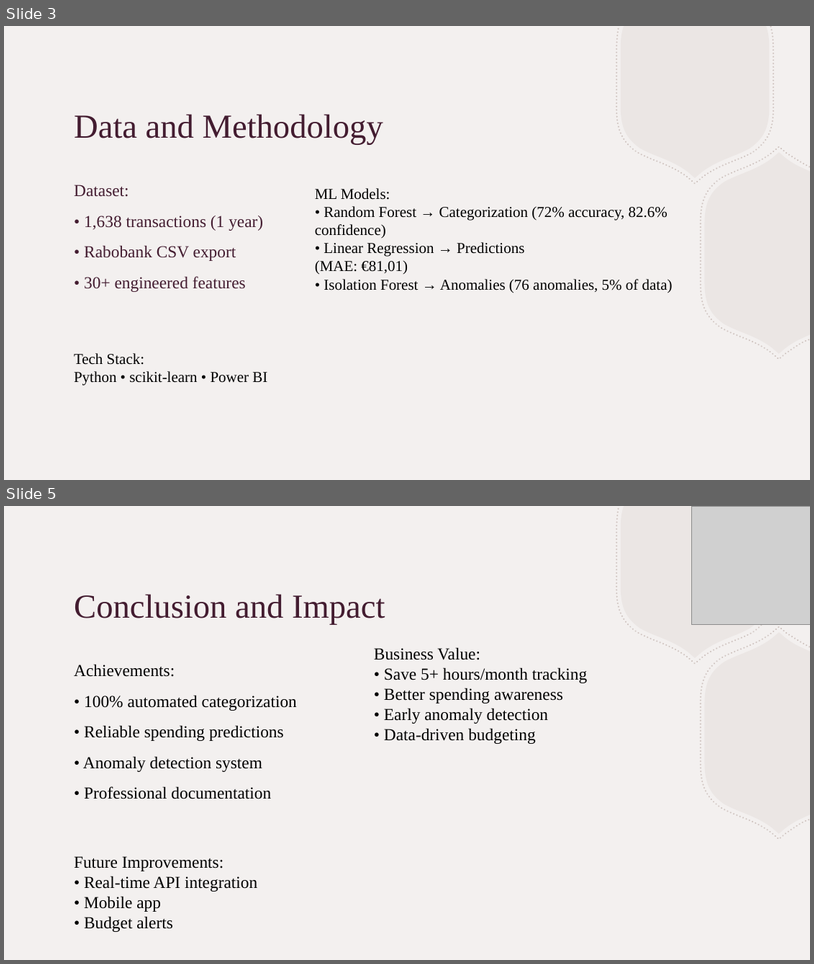
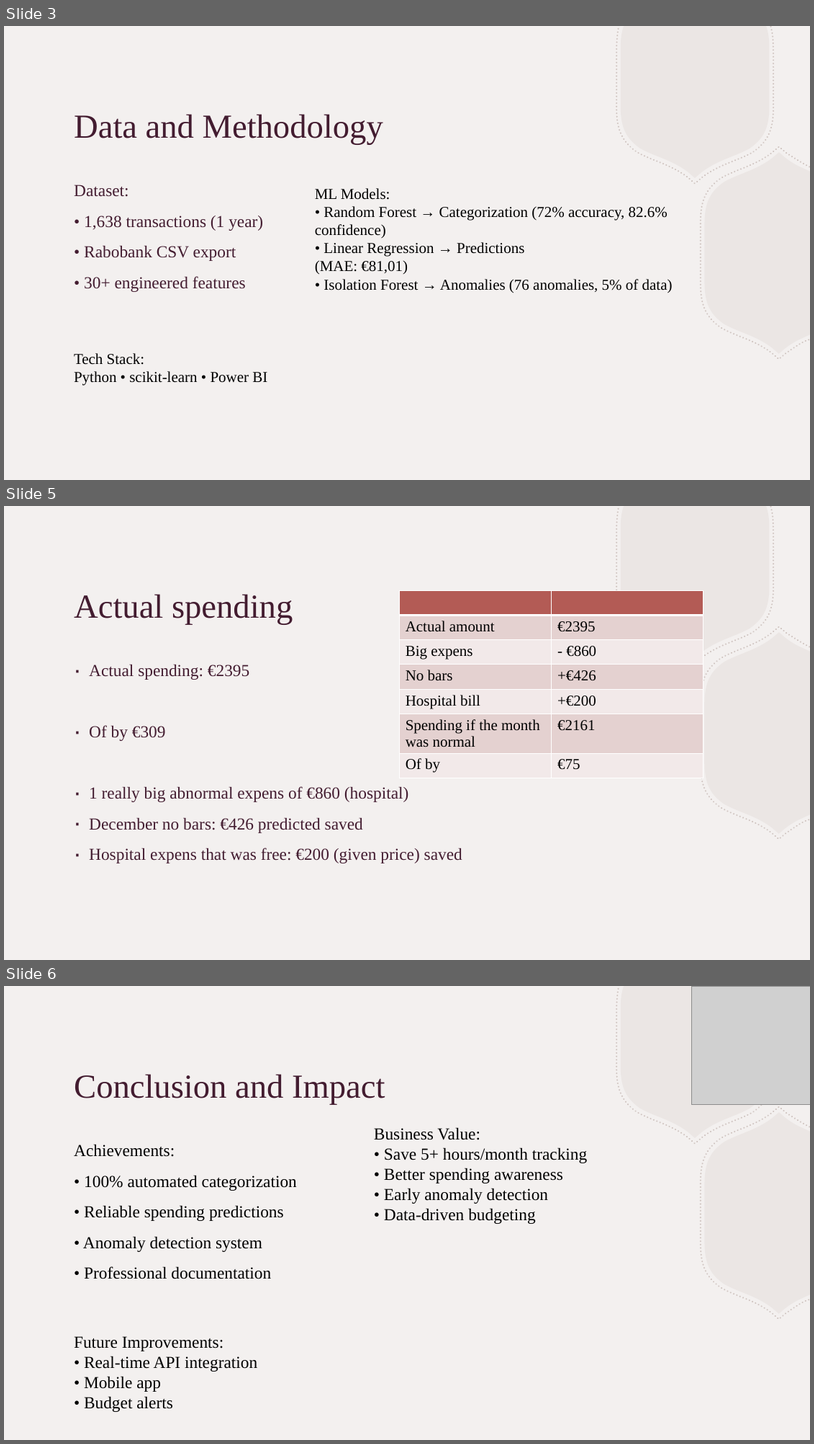
Before and after one commit to JasperCroijmans/personal-finance-analyzer, a slide deck: Personal_Finance_Analyzer_Presentation.pptx. Shown one above the other, each under a label of ours: slides 3 and 5 before the commit, slides 3, 5 and 6 after it; the slides between them are not shown. The pictures are 814x964 and 814x1444 pixels, drawn with LibreOffice and Linux fonts; fonts in the diff are those of the drawing; grey boxes stand for pictures. Boxes give left, top, right and bottom in pixels: in the first picture for what was removed or moved away, otherwise in the second. Text is boxed around its words. In the diff, an @@ line names an element or a change of style, - is before the commit and + after.

```diff
--- a/Personal_Finance_Analyzer_Presentation.pptx
+++ b/Personal_Finance_Analyzer_Presentation.pptx
@@ slide 5 added at [4,506,810,960], background #F3F0EF; not listed: 4 template elements that a slide beside it also shows @@
@@ table added at [399,591,705,780], 7 rows, 2 columns @@
+ | 
+Actual amount | €2395
+Big expens | - €860
+No bars | +€426
+Hospital bill | +€200
+Spending if the month was normal | €2161
+Of by | €75
@@ title added at [74,594,293,625], 40 pt, text #431C30 @@
+Actual spending
@@ text added at [89,664,463,863], 20 pt, text #431C30 @@
+∙ Actual spending: €2395
+∙ Of by €309
+∙ 1 really big abnormal expens of €860 (hospital)
+∙ December no bars: €426 predicted saved
+∙ Hospital expens that was free: €200 (given price) saved
@@ what was slide 5 is now slide 6 @@
```
Also in this commit, not shown: 1 slide changed.
